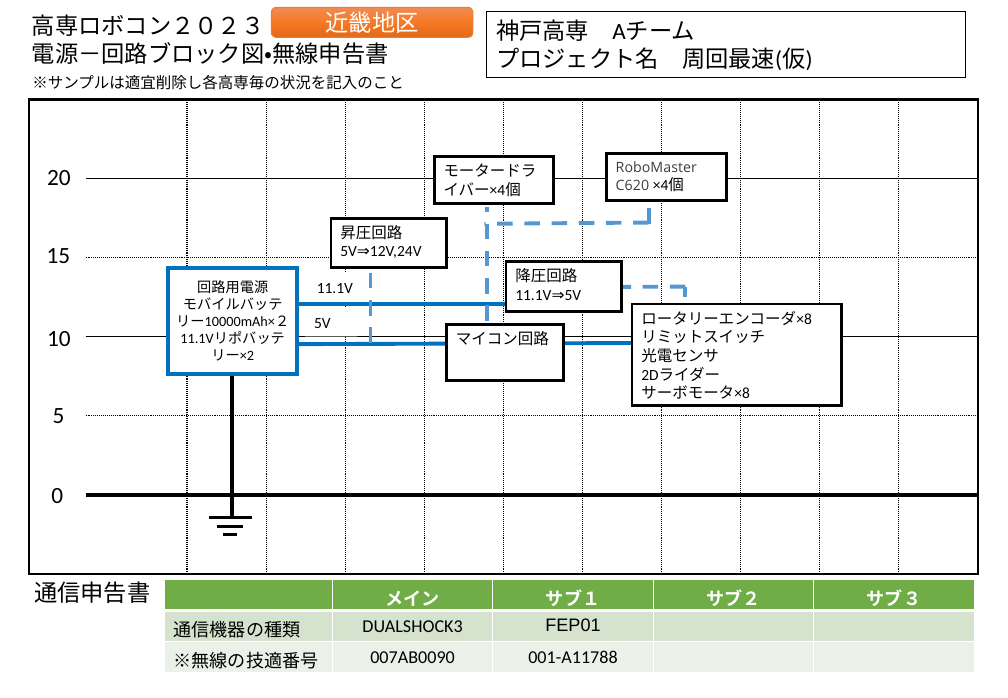
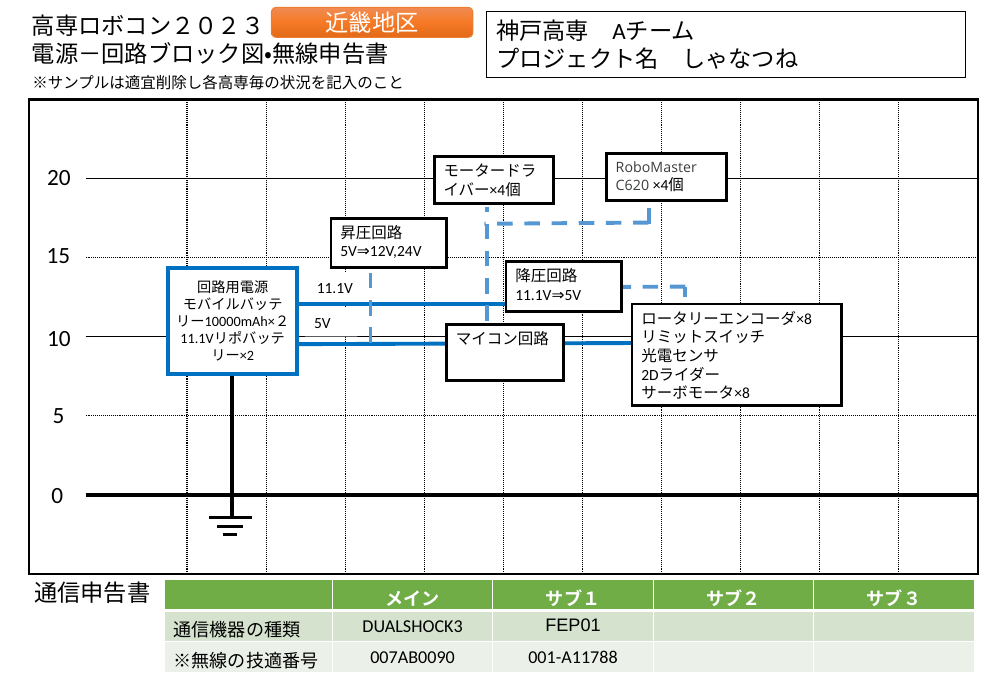
Before and after one commit to er-cat/2023honrobo-document, a slide deck: slide 2 of ６．【電源電位申告書】神戸高専A.pptx. Drawn at 1008x698 pixels with LibreOffice and Linux fonts; fonts in the diff are those of the drawing. Boxes give left, top, right and bottom in pixels: in the first picture for what was removed or moved away, otherwise in the second. Text is boxed around its words. In the diff, an @@ line names an element or a change of style, - is before the commit and + after.

```diff
--- a/６．【電源電位申告書】神戸高専A.pptx
+++ b/６．【電源電位申告書】神戸高専A.pptx
@@ text in rectangle at (496,47,798,69): text changed @@
-プロジェクト名 周回最速(仮)
+プロジェクト名 しゃなつね
```
Also in this commit, not shown: 1 other slide changed.
